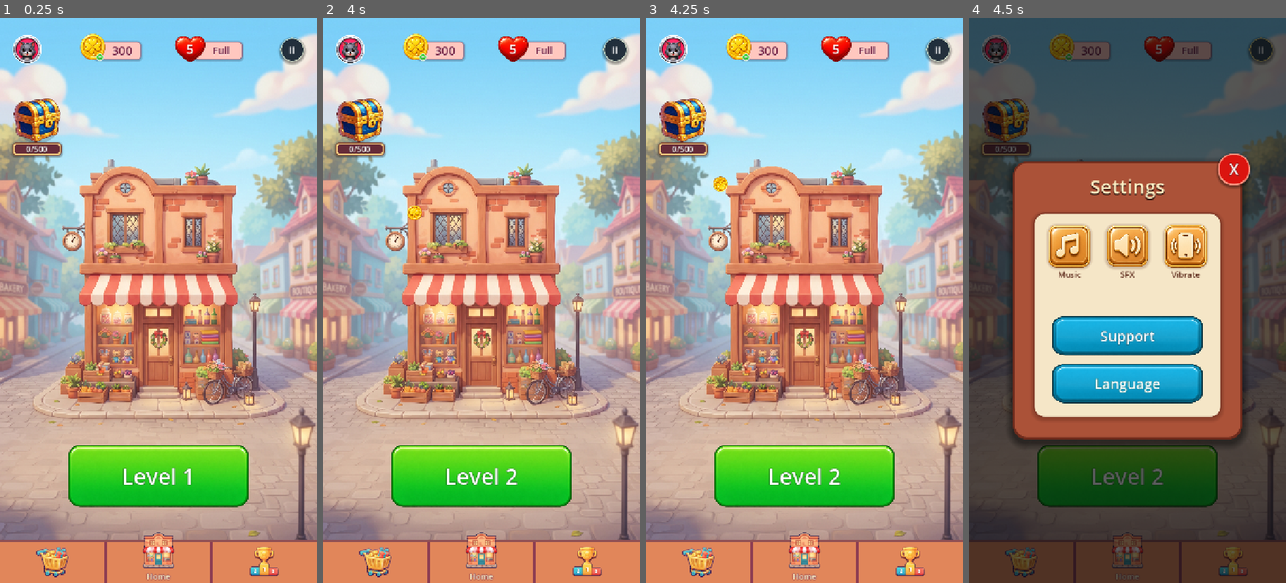
Above: before the commit, frames 1-4 (left to right).
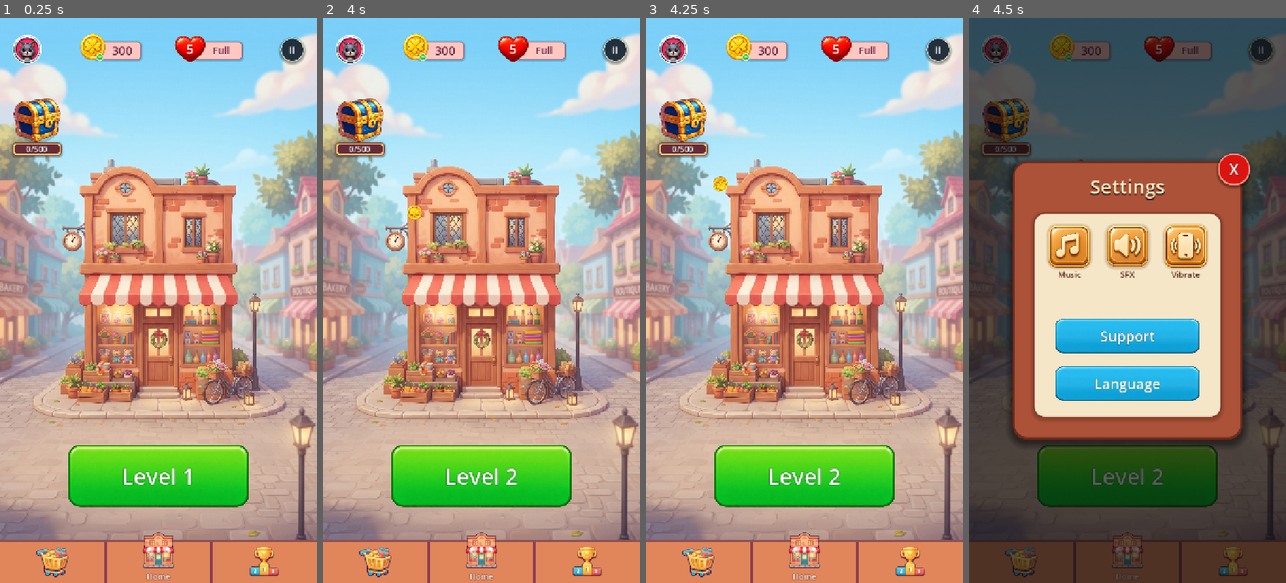
Above: after the commit, the same moments.

Repository: vladeque/sorting-puzzle
Game: Godot game, scene res://scenes/main_menu.tscn
The game is run twice, just before and just after one commit, with the same random seed, the same clock (stepped at 60 frames per second) and the same inputs.
Inputs:
- Up to frame 1 (0.25 s): no input
- Up to frame 2 (4 s): click "Level 1" at 0.5 s; click "II" at 1.25 s; click "Continue" at 2 s; click "3" at 2.75 s; click "Next" at 3.5 s
- Up to frame 3 (4.25 s): no input
- Up to frame 4 (4.5 s): click "II" at 4.25 s

Frames 1-3 are identical in both runs. In frame 4, 2.6% of the frame differs, in the area x 26-74%, y 52-69%.

Commit message:
Update UI button assets and scene references

Diff:
--- a/level.tscn
+++ b/level.tscn
@@ -409,7 +409,7 @@
 theme_override_styles/hover = SubResource("StyleBoxFlat_pause_button_hover")
 text = "II"
 
-[node name="AbilityBar" parent="UI" instance=ExtResource("11_ability_bar")]
+[node name="AbilityBar" parent="UI" unique_id=135995489 instance=ExtResource("11_ability_bar")]
 offset_top = -222.0
 offset_bottom = -96.0
 
@@ -441,10 +441,10 @@
 horizontal_alignment = 1
 vertical_alignment = 1
 
-[node name="CompletionScreen" parent="UI" instance=ExtResource("7_completion_screen")]
+[node name="CompletionScreen" parent="UI" unique_id=620620184 instance=ExtResource("7_completion_screen")]
 
 [node name="PauseMenuOverlay" parent="UI" unique_id=1081173105 instance=ExtResource("5_pause_menu")]
 
-[node name="LeaveConfirmationOverlay" parent="UI" instance=ExtResource("8_leave_confirmation")]
-
-[node name="AbilityPurchaseOverlay" parent="UI" instance=ExtResource("9_ability_purchase")]
+[node name="LeaveConfirmationOverlay" parent="UI" unique_id=840119744 instance=ExtResource("8_leave_confirmation")]
+
+[node name="AbilityPurchaseOverlay" parent="UI" unique_id=38239463 instance=ExtResource("9_ability_purchase")]
--- a/scenes/ui/level_button.tscn
+++ b/scenes/ui/level_button.tscn
@@ -1,6 +1,6 @@
 [gd_scene format=3 uid="uid://cfpyljokiei7h"]
 
-[ext_resource type="Texture2D" uid="uid://borxe8m7bwoqf" path="res://assets/ui/green_button_840x306.png" id="1_0pgek"]
+[ext_resource type="Texture2D" uid="uid://borxe8m7bwoqf" path="res://assets/ui/level_button_blank_new.png" id="1_0pgek"]
 [ext_resource type="Script" uid="uid://bxx8loq0o6syr" path="res://scripts/press_scale_button.gd" id="2_press_scale_button"]
 
 [sub_resource type="StyleBoxTexture" id="StyleBoxTexture_level_button"]
--- a/scenes/ui/settings_menu.tscn
+++ b/scenes/ui/settings_menu.tscn
@@ -4,8 +4,8 @@
 [ext_resource type="Texture2D" uid="uid://cqs8ijno3xqrc" path="res://assets/ui/icon_sound_effects.png" id="2_sound_effects_icon"]
 [ext_resource type="Texture2D" uid="uid://dhu182ygjcxh2" path="res://assets/ui/icon_vibration.png" id="3_vibration_icon"]
 [ext_resource type="Script" uid="uid://djayncoacexvl" path="res://scripts/pause_menu.gd" id="4_pause_menu_script"]
-[ext_resource type="Texture2D" uid="uid://bi6f80uhliep4" path="res://assets/ui/level_button_blank_light_blue.png" id="5_ywggk"]
 [ext_resource type="Script" uid="uid://bxx8loq0o6syr" path="res://scripts/press_scale_button.gd" id="6_press_scale_button"]
+[ext_resource type="Texture2D" uid="uid://c16rnlemnr47n" path="res://assets/ui/level_button_blank_light_blue_new.png" id="6_ywggk"]
 
 [sub_resource type="StyleBoxFlat" id="StyleBoxFlat_outer_panel"]
 bg_color = Color(0.67, 0.32, 0.22, 1)
@@ -110,7 +110,7 @@
 shadow_offset = Vector2(0, 3)
 
 [sub_resource type="StyleBoxTexture" id="StyleBoxTexture_blank_button"]
-texture = ExtResource("5_ywggk")
+texture = ExtResource("6_ywggk")
 
 [node name="MainMenuSettingsOverlay" type="ColorRect" unique_id=1528203024]
 anchors_preset = 15
Binary file added: assets/ui/level_button_blank_light_blue_new.png
Not shown, added: assets/ui/level_button_blank_light_blue_new.png.import
Renamed: assets/ui/green_button_840x306.png -> assets/ui/level_button_blank_new.png
Not shown, added: assets/ui/level_button_blank_new.png.import
Binary file added: assets/ui/level_button_blank_red_new.png
Not shown, changed: assets/ui/level_button_blank_red_new.png.import
Binary file added: assets/ui/level_button_blank_yellow_orange_new.png
Not shown, added: assets/ui/level_button_blank_yellow_orange_new.png.import
Not shown: 1 places in level.tscn that only renumber resources
